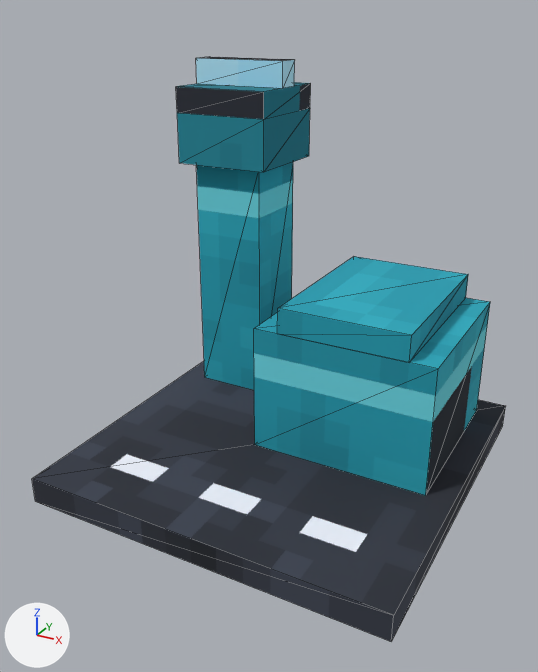
One commit to the glTF model public/assets/models/buildings/airport_blue.glb: the scene before it, then after it.
Rendered twice from a 50 mm lens placed at (0.734, -1.437, 1.052), pointed at (-0.016, -0.073, 0.371). Lighting does not change. The marker at lower left points along +X, +Y and +Z. The picture after the commit comes second. Mesh edges are drawn as thin lines. Vertices at exactly the same position are counted once.

In view in the first picture: 'body', 'radar'.
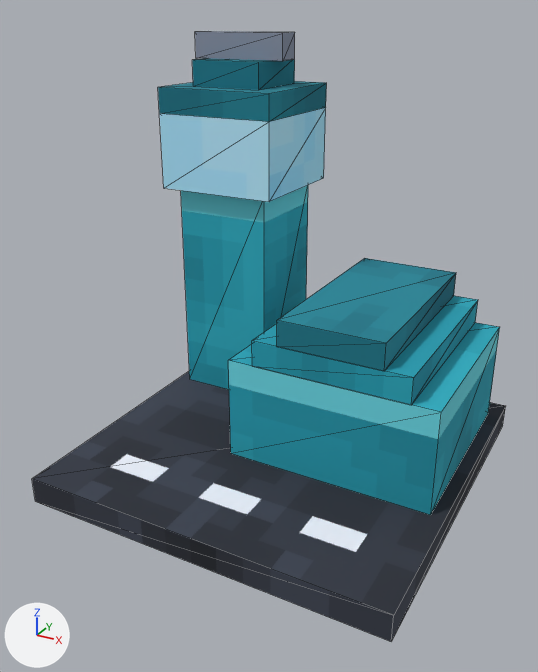
The change, as a list of edits to the scene's bpy script:
```text
Change me_body_rigid_batch:
    used by ob_body; parent = ob_root; location = (0.0, 0.0, 0.0)
    remove me_body_rigid_batch.from_pydata(...)  # 44 vertices, 60 faces; spans x -0.438..0.438, y -0.438..0.438, z 0.0..0.875
    add me_body_rigid_batch.from_pydata(...)  # 60 vertices, 80 faces; spans x -0.438..0.438, y -0.438..0.438, z 0.0..0.938
    me_body_rigid_batch part 1: the loose piece of 8 vertices spanning x 0.0..0.312, y -0.062..0.375, z 0.375..0.438 is scaled about its middle by (0.6, 0.429, 1), then moved by (-0.438, 0.125, 0.5)
    me_body_rigid_batch part 2: the loose piece of 8 vertices spanning x -0.062..0.375, y -0.062..0.375, z 0.062..0.375 is scaled about its middle by (1.14, 1.14, 0.8), then moved by (0.0, -0.031, -0.031)
    me_body_rigid_batch part 3: the loose piece of 8 vertices spanning x 0.0..0.312, y -0.062..0.375, z 0.375..0.438 is copied, and the copy is scaled about its middle by (0.8, 1.14, 1), then moved by (0.0, -0.031, 0.0); it spans x 0.031..0.281, y -0.125..0.375, z 0.375..0.438
    me_body_rigid_batch part 4: the loose piece of 8 vertices spanning x 0.0..0.312, y -0.062..0.375, z 0.375..0.438 is copied, and the copy is scaled about its middle by (1.2, 1.14, 1), then moved by (0.0, -0.031, -0.062); it spans x -0.031..0.344, y -0.125..0.375, z 0.312..0.375
    me_body_rigid_batch part 5: the loose piece of 8 vertices spanning x -0.375..-0.188, y 0.188..0.375, z 0.062..0.688 is scaled about its middle by (1.33, 1.33, 0.9), then moved by (0.0, 0.0, -0.031)
    me_body_rigid_batch part 6: the loose piece of 12 vertices spanning x -0.406..-0.156, y 0.156..0.406, z 0.688..0.875 is rebuilt with 12 vertices and now spans x -0.438..-0.125, y 0.125..0.438, z 0.625..0.875
Change me_radar_rigid_batch:
    where me_radar_rigid_batch.from_pydata(...)  # 8 vertices, 12 faces; spans x -0.125..0.125, y -0.031..0.031, z 0.0..0.062
    used by ob_radar; parent = ob_body; location = (-0.281, 0.281, 0.875)
    me_radar_rigid_batch part 7: texture (UV) coordinates of 12 of 12 faces, centred in x -0.125..0.125, y -0.031..0.031, z 0.0..0.062, changed; they spanned u 0.0..0.16, v 0.36..0.39 and now span u 0.0..0.16, v 0.2..0.23
Change ob_radar:
    ob_radar.location: (-0.281, 0.281, 0.875) -> (-0.281, 0.281, 0.938)
```

Where the change shows, as pixel boxes (x1, y1, x2, y2) in the pictures (538 x 672 px; the box of a moved part takes in the faces that stretch with it):
'body', reshaped
    before: (32, 82, 505, 642)
    after: (32, 58, 505, 642)
'radar', surface changed, moved
    before: (196, 57, 295, 88)
    after: (195, 31, 295, 61)
part 1 of me_body_rigid_batch, moved or reshaped
    before: (277, 256, 468, 362)
    after: (192, 58, 295, 90)
part 2 of me_body_rigid_batch, moved or reshaped
    before: (254, 298, 490, 495)
    after: (228, 322, 500, 515)
part 3 of me_body_rigid_batch, added (cyan)
    after: (277, 258, 456, 371)
part 4 of me_body_rigid_batch, added (cyan)
    after: (252, 296, 478, 405)
part 5 of me_body_rigid_batch, moved or reshaped
    before: (196, 162, 293, 390)
    after: (181, 185, 308, 389)
part 6 of me_body_rigid_batch, rebuilt (25% wider, 34% taller)
    before: (176, 82, 311, 172)
    after: (158, 81, 327, 202)
